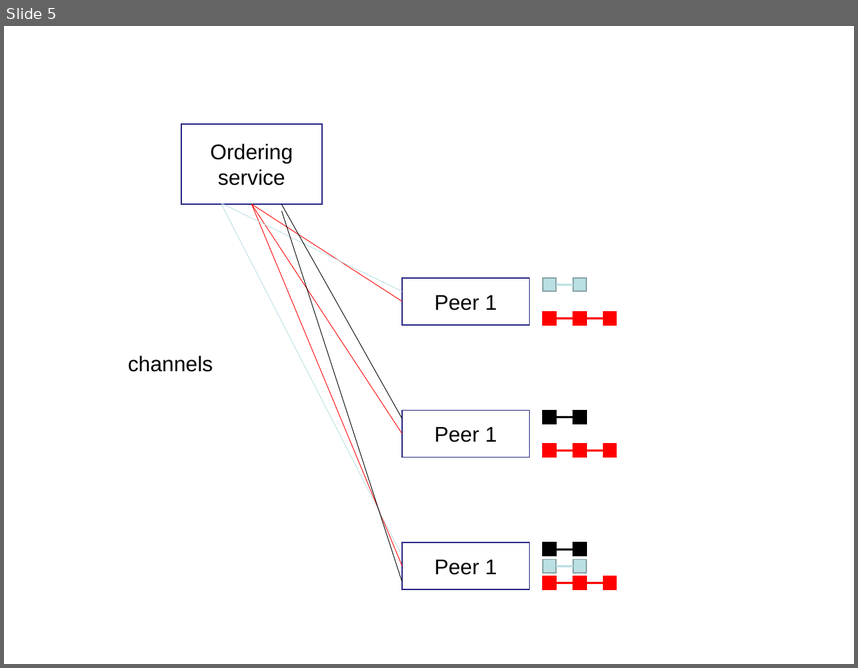
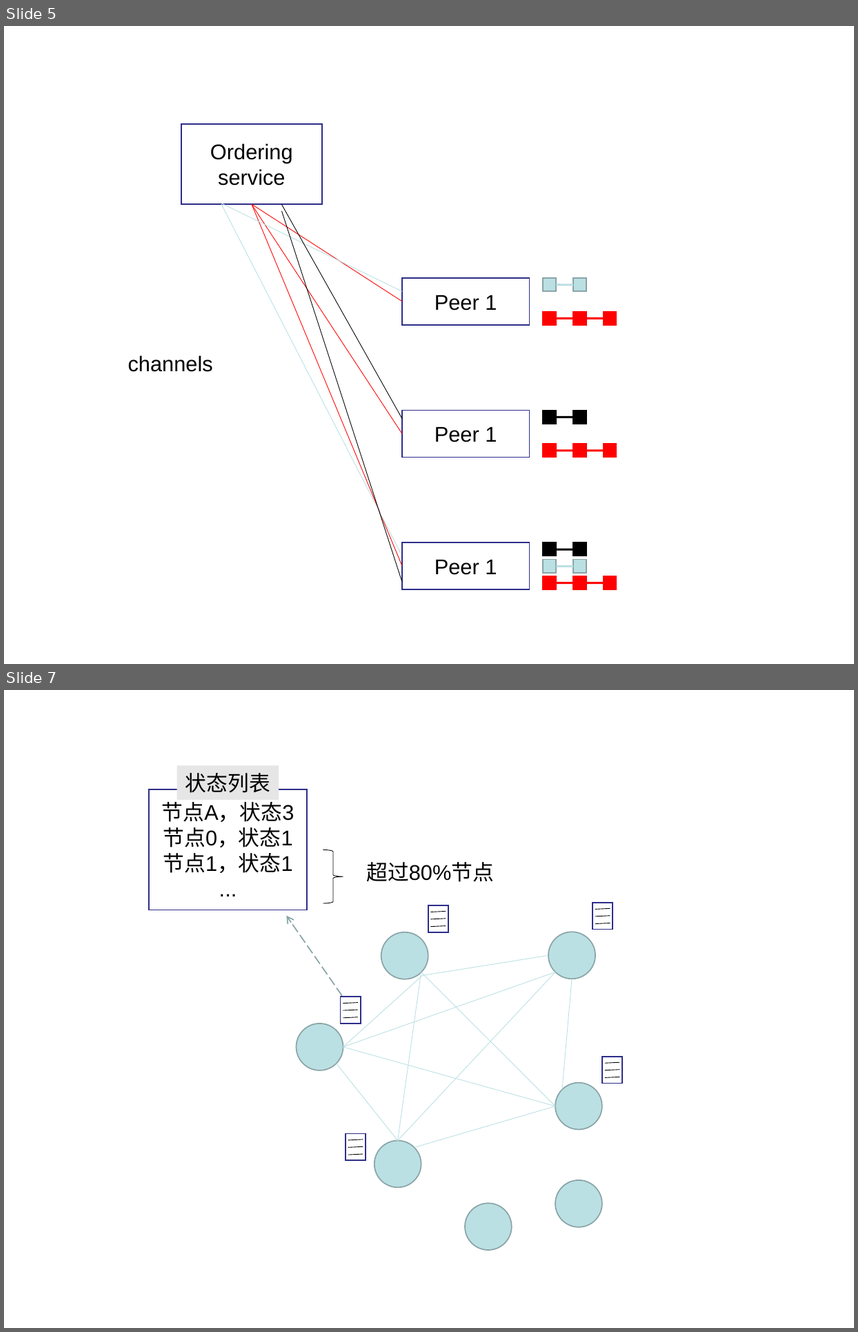
Before and after one commit to rjdyx/web-learning, a slide deck: PPT/苏锐佳开题报告.ppt. Shown one above the other, each under a label of ours: slide 5 before the commit, slides 5 and 7 after it; the slides between them are not shown. The pictures are 858x668 and 858x1332 pixels, drawn with LibreOffice and Linux fonts; fonts in the diff are those of the drawing. Boxes give left, top, right and bottom in pixels: in the first picture for what was removed or moved away, otherwise in the second. Text is boxed around its words. In the diff, an @@ line names an element or a change of style, - is before the commit and + after.

```diff
--- a/PPT/苏锐佳开题报告.ppt
+++ b/PPT/苏锐佳开题报告.ppt
@@ slide 7 added at bbox=[4, 690, 854, 1328], background #FFFFFF @@
@@ rectangle added at bbox=[177, 766, 279, 800], fill #E6E6E6, 18 pt, text #000000 @@
+状态列表
@@ rectangle added at bbox=[148, 789, 307, 910], fill #FFFFFF, outline #2D2D89 0.99 pt, 18 pt, text #000000 @@
+节点A，状态3
+节点0，状态1
+节点1，状态1
+...
@@ freeform shape added at bbox=[323, 850, 343, 903], outline #000000 0.51 pt @@
@@ text added at bbox=[366, 862, 494, 882], 18 pt, text #000000 @@
+超过80%节点
@@ arrow added from (342, 995) to (286, 915), #89A4A7 0.99 pt dashed @@
@@ ellipse added at bbox=[381, 932, 428, 979], fill #BBE0E3, outline #89A4A7 0.99 pt @@
@@ group added at bbox=[428, 905, 448, 931]: 3 lines, 1 rectangle @@
@@ ellipse added at bbox=[548, 931, 595, 978], fill #BBE0E3, outline #89A4A7 0.99 pt @@
@@ group added at bbox=[593, 903, 613, 929]: 3 lines, 1 rectangle @@
@@ line added from (422, 976) to (548, 955), #BBE0E3 0.51 pt @@
@@ line added from (422, 976) to (343, 1047), #BBE0E3 0.51 pt @@
@@ line added from (343, 1047) to (556, 972), #BBE0E3 0.51 pt @@
@@ line added from (421, 972) to (397, 1141), #BBE0E3 0.51 pt @@
@@ line added from (397, 1141) to (556, 972), #BBE0E3 0.51 pt @@
@@ line added from (421, 972) to (556, 1105), #BBE0E3 0.51 pt @@
@@ line added from (562, 1090) to (572, 979), #BBE0E3 0.51 pt @@
@@ group added at bbox=[341, 997, 361, 1023]: 3 lines, 1 rectangle @@
@@ ellipse added at bbox=[297, 1023, 343, 1070], fill #BBE0E3, outline #89A4A7 0.99 pt @@
@@ line added from (343, 1047) to (556, 1105), #BBE0E3 0.51 pt @@
@@ line added from (337, 1063) to (397, 1141), #BBE0E3 0.51 pt @@
@@ ellipse added at bbox=[556, 1083, 602, 1130], fill #BBE0E3, outline #89A4A7 0.99 pt @@
@@ group added at bbox=[602, 1056, 623, 1083]: 3 lines, 1 rectangle @@
@@ line added from (415, 1147) to (556, 1105), #BBE0E3 0.51 pt @@
@@ ellipse added at bbox=[375, 1141, 421, 1187], fill #BBE0E3, outline #89A4A7 0.99 pt @@
@@ group added at bbox=[346, 1134, 366, 1160]: 3 lines, 1 rectangle @@
@@ ellipse added at bbox=[556, 1180, 602, 1226], fill #BBE0E3, outline #89A4A7 0.99 pt @@
@@ ellipse added at bbox=[465, 1203, 512, 1250], fill #BBE0E3, outline #89A4A7 0.99 pt @@
```
Also in this commit, not shown: 2 other slides added, 1 other file.
